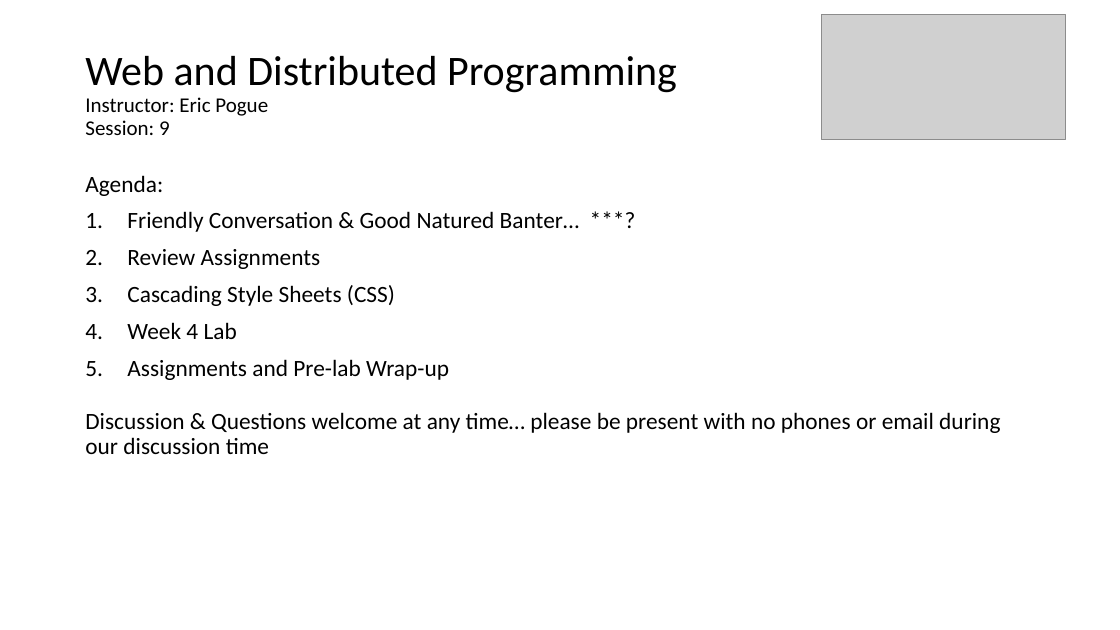
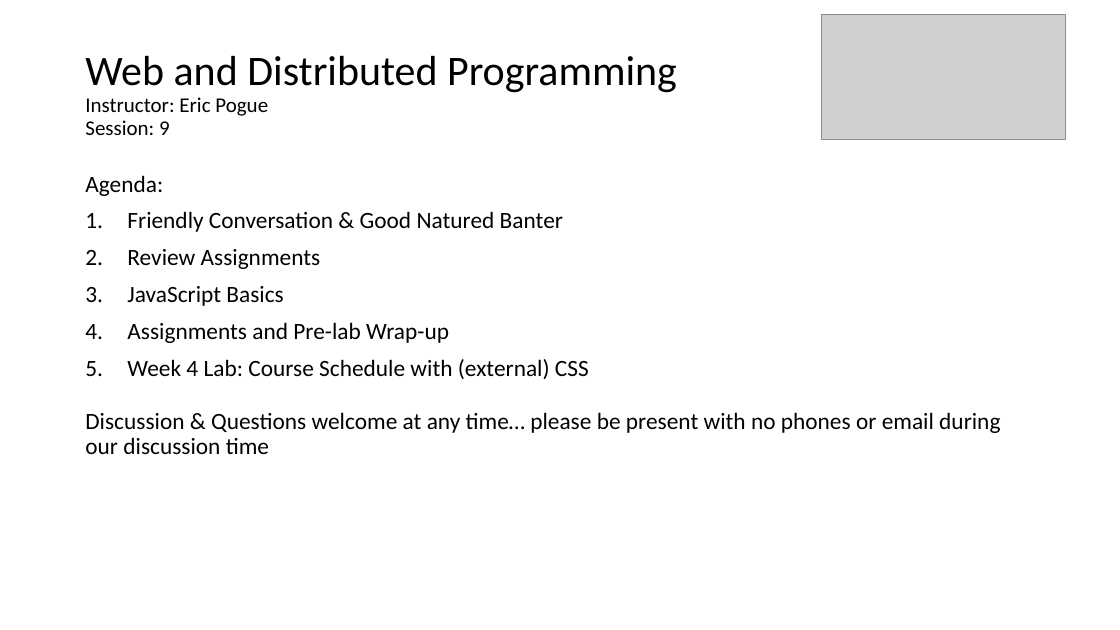
Before and after one commit to EricJPogue/www-epogue-info, a slide deck: slide 1 of CPSC-24700/Presentations/session-09.pptx. Drawn at 1120x630 pixels with LibreOffice and Linux fonts; fonts in the diff are those of the drawing; grey boxes stand for pictures. Boxes give left, top, right and bottom in pixels: in the first picture for what was removed or moved away, otherwise in the second. Text is boxed around its words. In the diff, an @@ line names an element or a change of style, - is before the commit and + after.

Commit message:
Add and update session 9 materials.

```diff
--- a/CPSC-24700/Presentations/session-09.pptx
+++ b/CPSC-24700/Presentations/session-09.pptx
@@ text at (127, 211, 563, 232): text changed @@
-1. Friendly Conversation & Good Natured Banter… ***?
+1. Friendly Conversation & Good Natured Banter
@@ text at (127, 286, 283, 306): text changed @@
-3. Cascading Style Sheets (CSS)
-4. Week 4 Lab
+3. JavaScript Basics
@@ text at (127, 359, 589, 379): paragraph added @@
+5. Week 4 Lab: Course Schedule with (external) CSS
```
Also in this commit, not shown: 3 other slides changed, 1 slide added, 2 slides removed, 11 other files.
